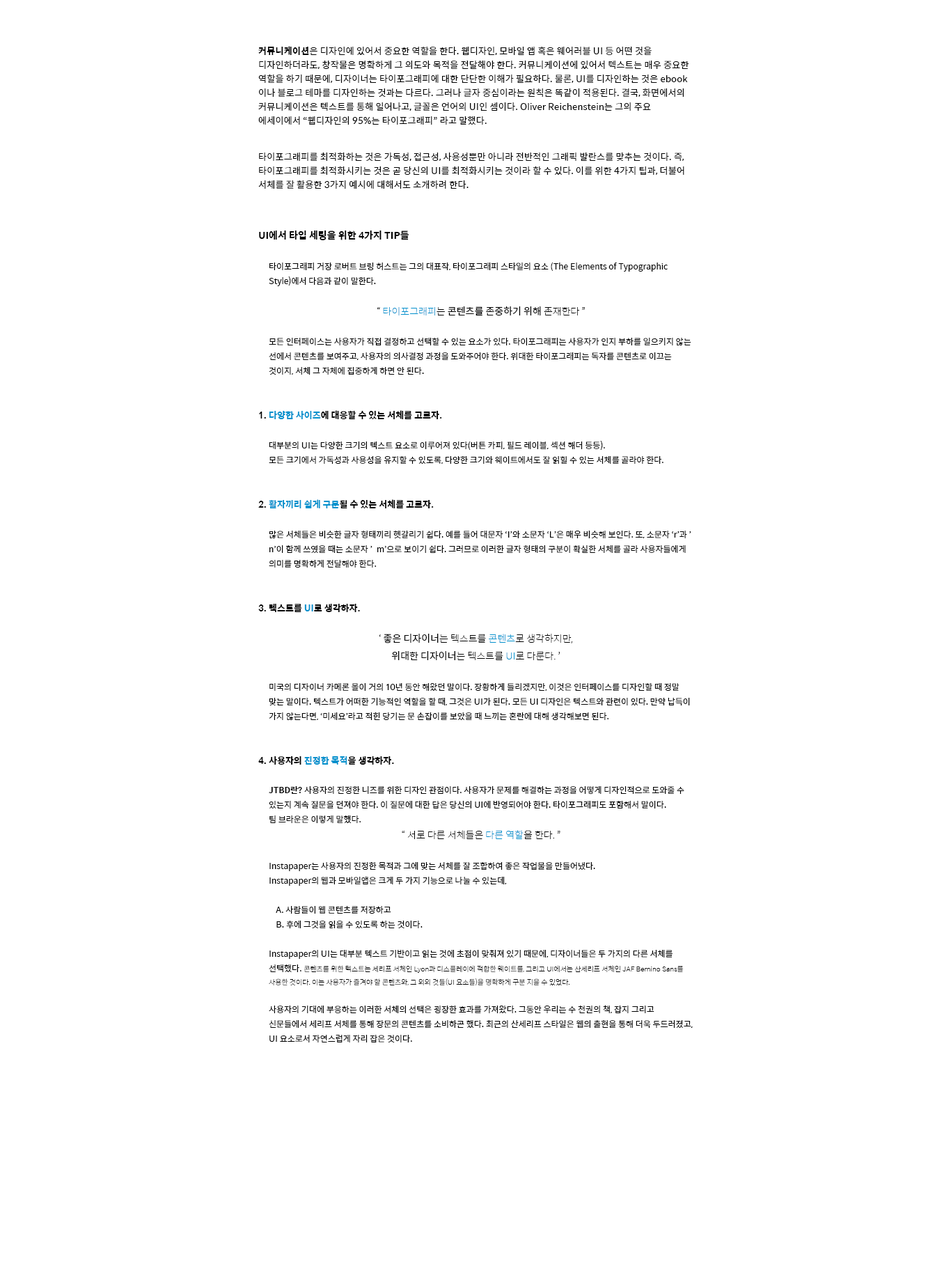
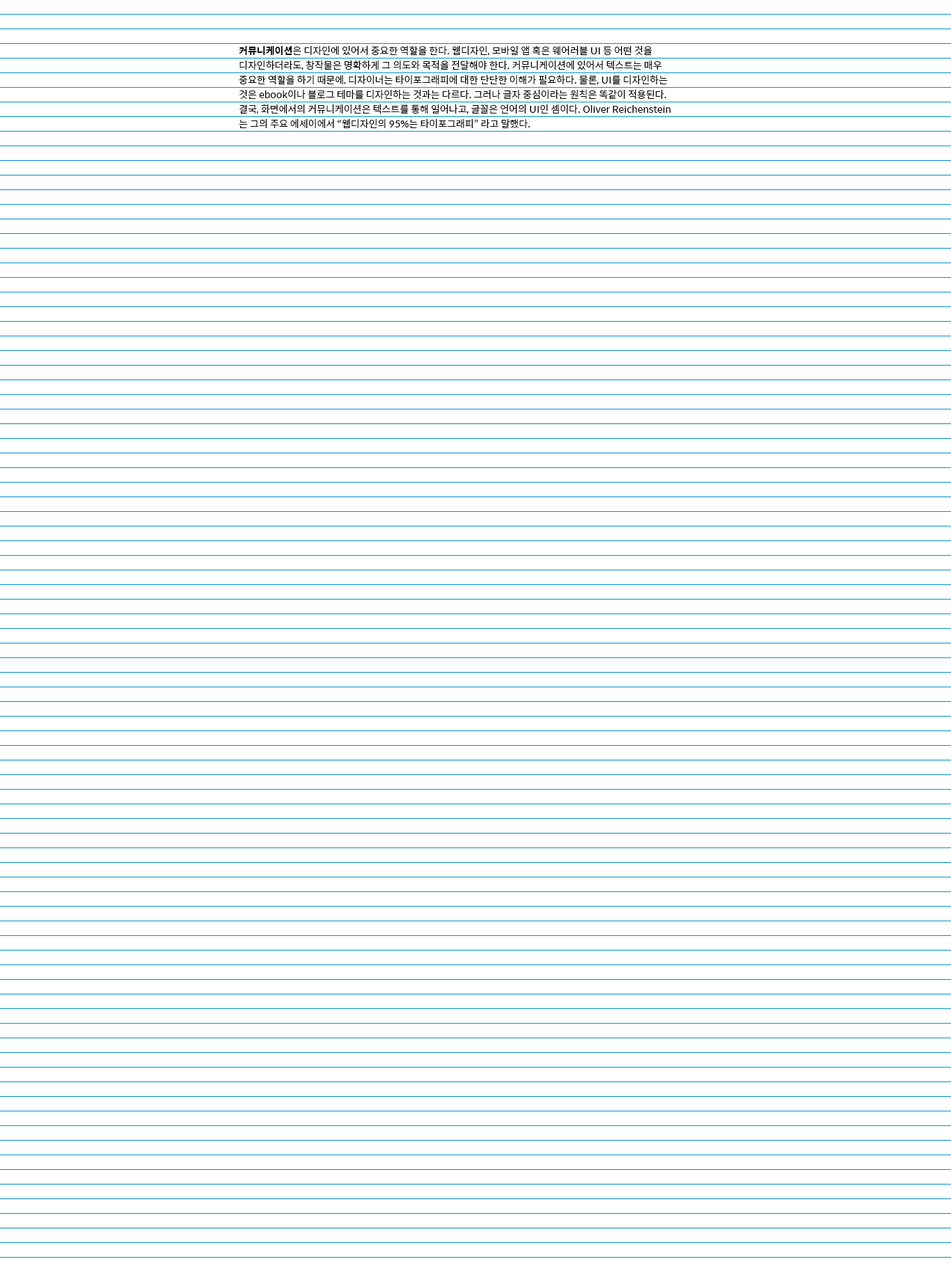
Layered file, before and after one edit (w=951, h=1266). Changes by layer:
added group "grid" with 1 layers above "커뮤니케이션은 디자인에 있어서 중요한 역할을 한다. 웹디자인, 모바일 앱 혹은 웨어러블 UI 등 어떤 것을 디자인" over [0, 13, 951, 1258]
added layer "leading-21" in group "grid" over [0, 13, 951, 1258]
painted on "커뮤니케이션은 디자인에 있어서 중요한 역할을 한다. 웹디자인, 모바일 앱 혹은 웨어러블 UI 등 어떤 것을 디자인" over [238, 45, 693, 1043]
